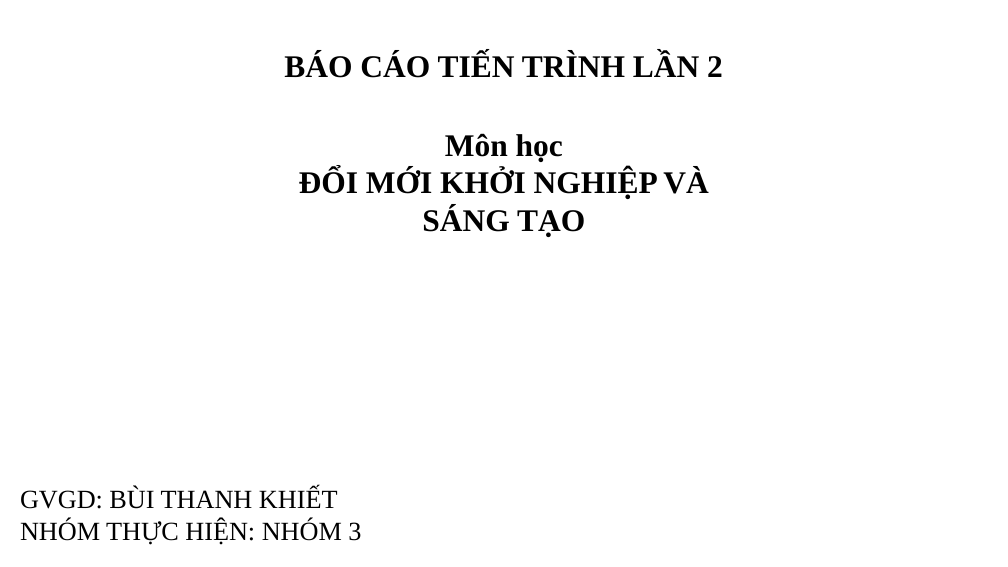
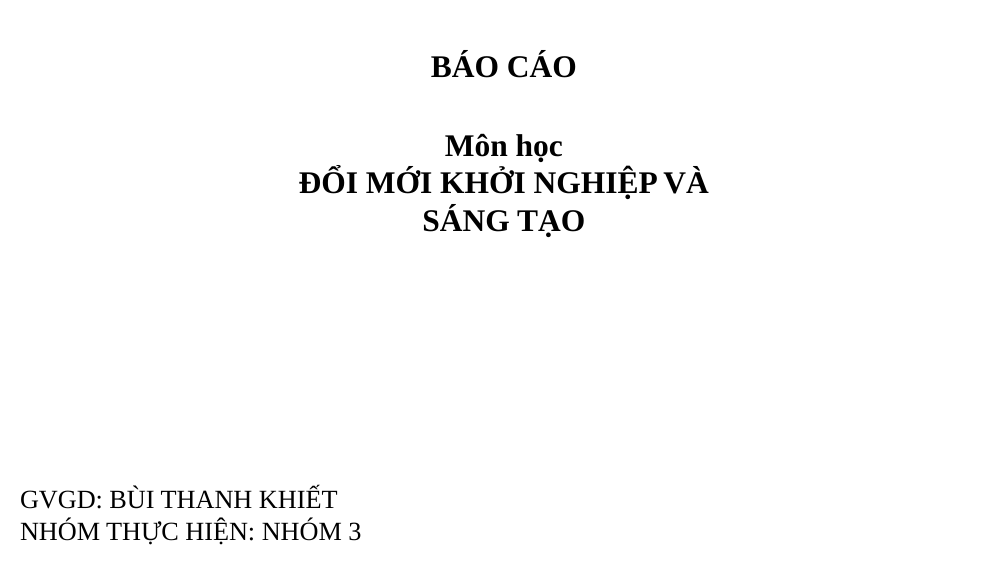
Before and after one commit to aokidai/Sangtaodoimoi, a slide deck: slide 1 of đổi mới sáng tạo.pptx. Drawn at 1008x567 pixels with LibreOffice and Linux fonts; fonts in the diff are those of the drawing. Boxes give left, top, right and bottom in pixels: in the first picture for what was removed or moved away, otherwise in the second. Text is boxed around its words. In the diff, an @@ line names an element or a change of style, - is before the commit and + after.

```diff
--- a/đổi mới sáng tạo.pptx
+++ b/đổi mới sáng tạo.pptx
@@ text at (x1=431, y1=53, x2=577, y2=78): text changed @@
-BÁO CÁO TIẾN TRÌNH LẦN 2
+BÁO CÁO
```
Also in this commit, not shown: 11 other slides changed, 2 slides removed, 5 other files.
